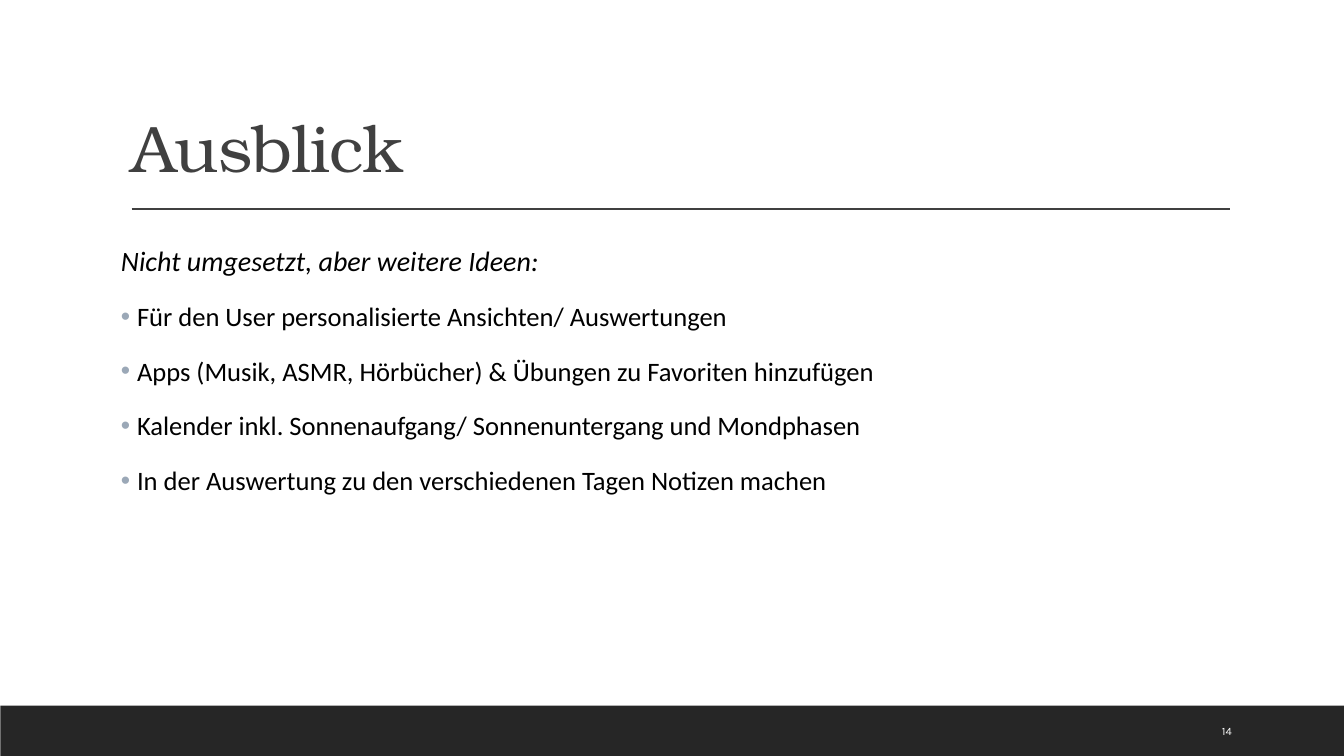
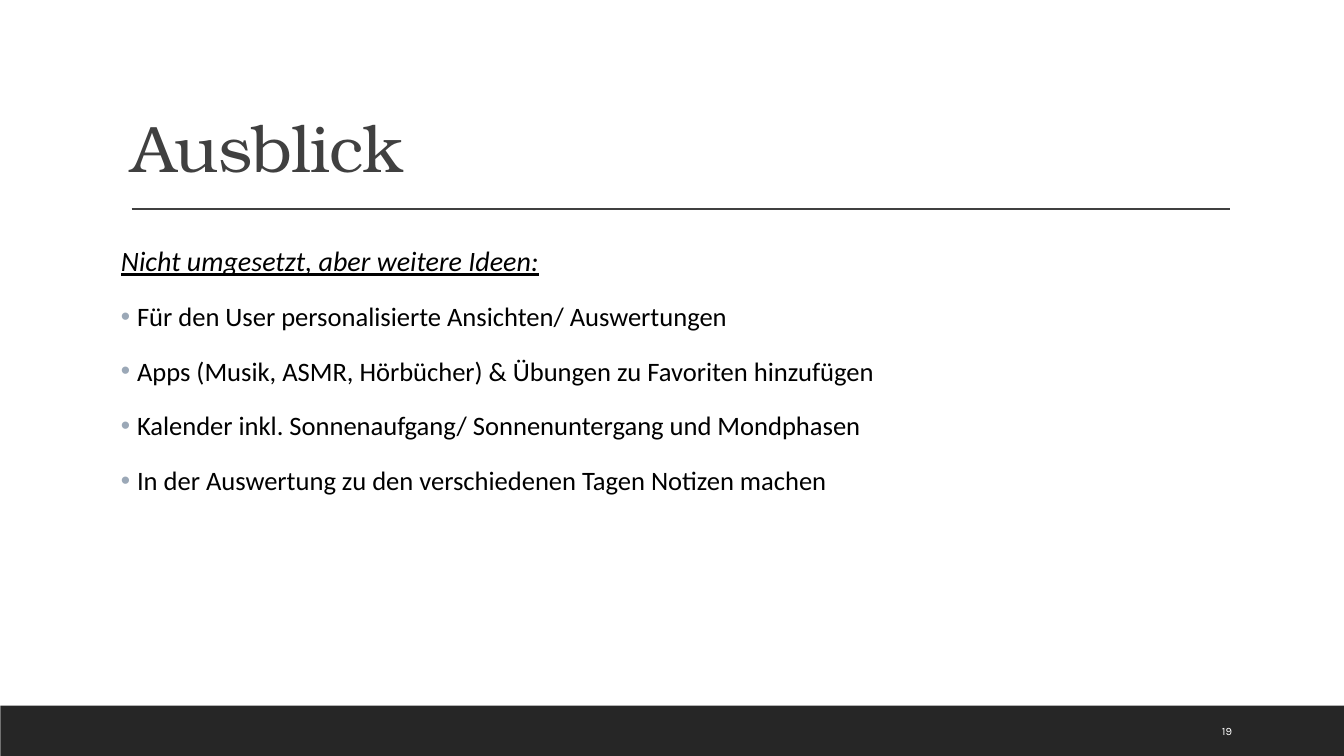
Before and after one commit to Kplacken/EPWS2020SerttasPlackenhohn, a slide deck: slide 19 of Audits/Audit 4/WS2020_SerttasPlackenhohn_Audit4.pptx (slide 14 before the commit). Drawn at 1344x756 pixels with LibreOffice and Linux fonts; fonts in the diff are those of the drawing. Boxes give left, top, right and bottom in pixels: in the first picture for what was removed or moved away, otherwise in the second. Text is boxed around its words. In the diff, an @@ line names an element or a change of style, - is before the commit and + after.

```diff
--- a/Audits/Audit 4/WS2020_SerttasPlackenhohn_Audit4.pptx
+++ b/Audits/Audit 4/WS2020_SerttasPlackenhohn_Audit4.pptx
@@ text at (121, 251, 538, 276): underline on in "Nicht umgesetzt, aber weitere Ideen:" @@
@@ page number at (1222, 728, 1232, 735): text changed @@
-14
+19
```
Also in this commit, not shown: 3 other slides changed, 5 slides added.
